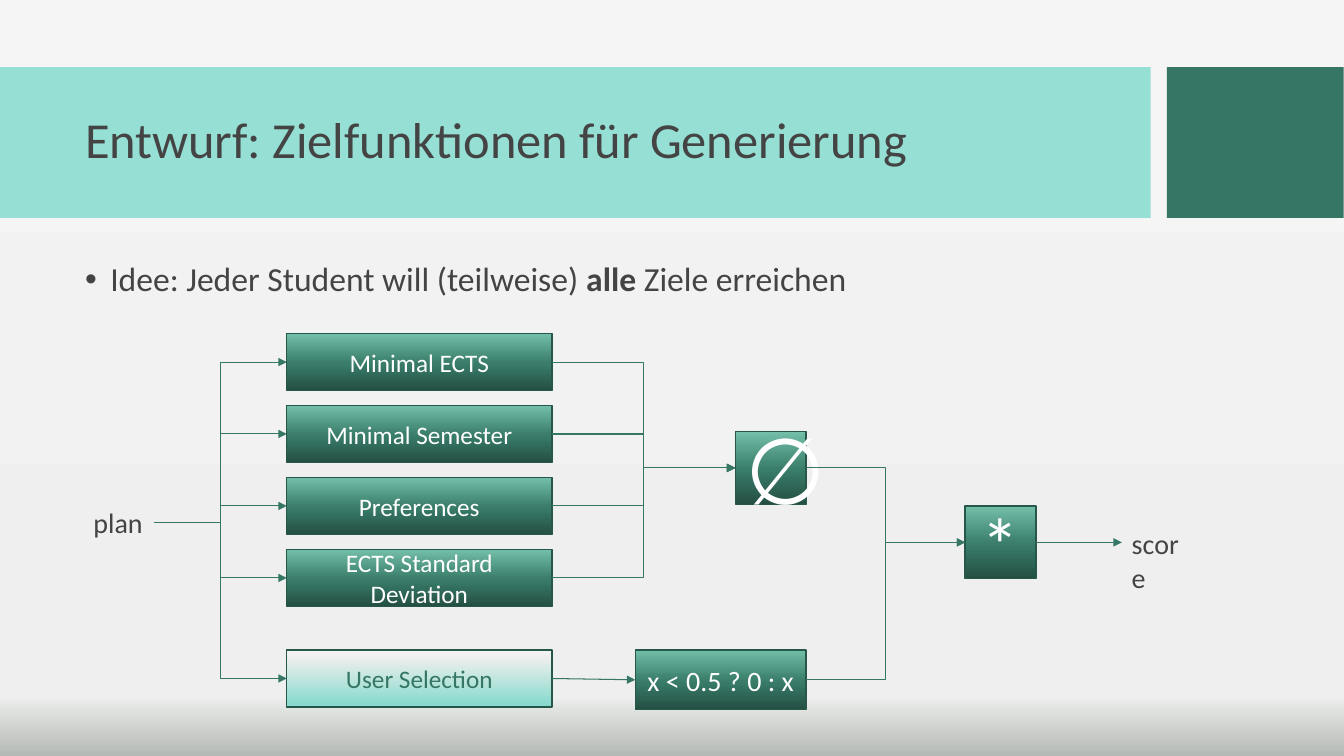
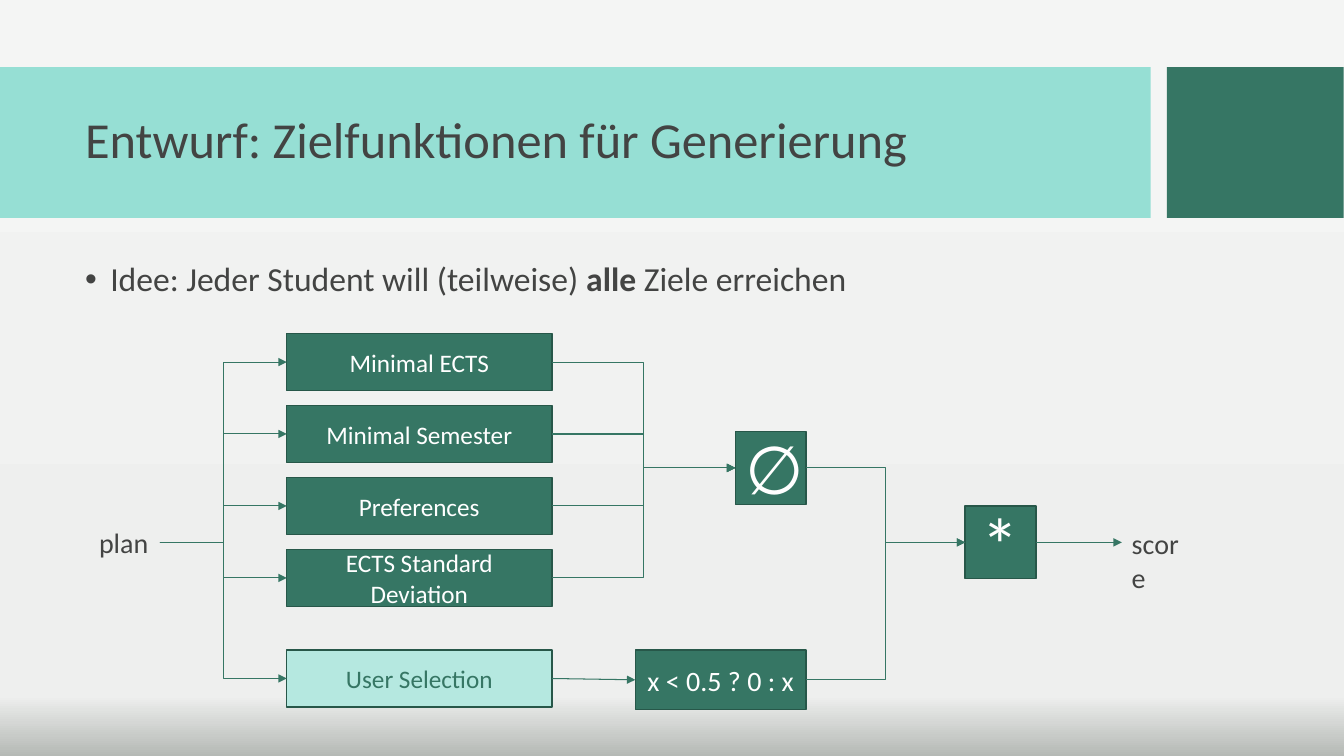
Before and after one commit to PSE-WS1617-IPD-Workflow/PSE_WS1617_IPD_Boehm_Studienplan, a slide deck: slide 7 of Abschlusspräsentation/Praesentation_newdesign.pptx. Drawn at 1344x756 pixels with LibreOffice and Linux fonts; fonts in the diff are those of the drawing; background and template pictures are left out. Boxes give left, top, right and bottom in pixels: in the first picture for what was removed or moved away, otherwise in the second. Text is boxed around its words. In the diff, an @@ line names an element or a change of style, - is before the commit and + after.

```diff
--- a/Abschlusspräsentation/Praesentation_newdesign.pptx
+++ b/Abschlusspräsentation/Praesentation_newdesign.pptx
@@ elbow arrow moved from (154, 523) - (286, 362) to (159, 542) - (286, 362) @@
@@ elbow arrow moved from (154, 523) - (286, 435) to (159, 542) - (286, 435) @@
@@ rectangle "∅" at (735, 432, 806, 504): size 66 to 48 pt; fill gradient #244F43 to #397D6A to #74BFAA to #367664 @@
@@ elbow arrow moved from (154, 523) - (286, 506) to (159, 542) - (286, 506) @@
@@ fill gradient #244F43 to #397D6A to #74BFAA to #367664 in 6 elements at (286, 549, 552, 607), (286, 334, 552, 391), (286, 405, 552, 463), (286, 478, 552, 535), (635, 650, 806, 710), (965, 506, 1035, 579) @@
@@ text "plan": place and size @@
-text "plan" at (93, 513, 142, 538)
+text "plan" at (99, 533, 148, 558)
@@ elbow arrow moved from (154, 523) - (286, 679) to (159, 542) - (286, 679) @@
@@ elbow arrow moved from (154, 523) - (286, 578) to (159, 542) - (286, 578) @@
@@ rectangle "User Selection" at (286, 650, 552, 708): fill gradient #83D9CC to #EEEFEE to #F4F5F4 to #B5E8E0 @@
```
Also in this commit, not shown: 1 other slide changed, 1 other file.
